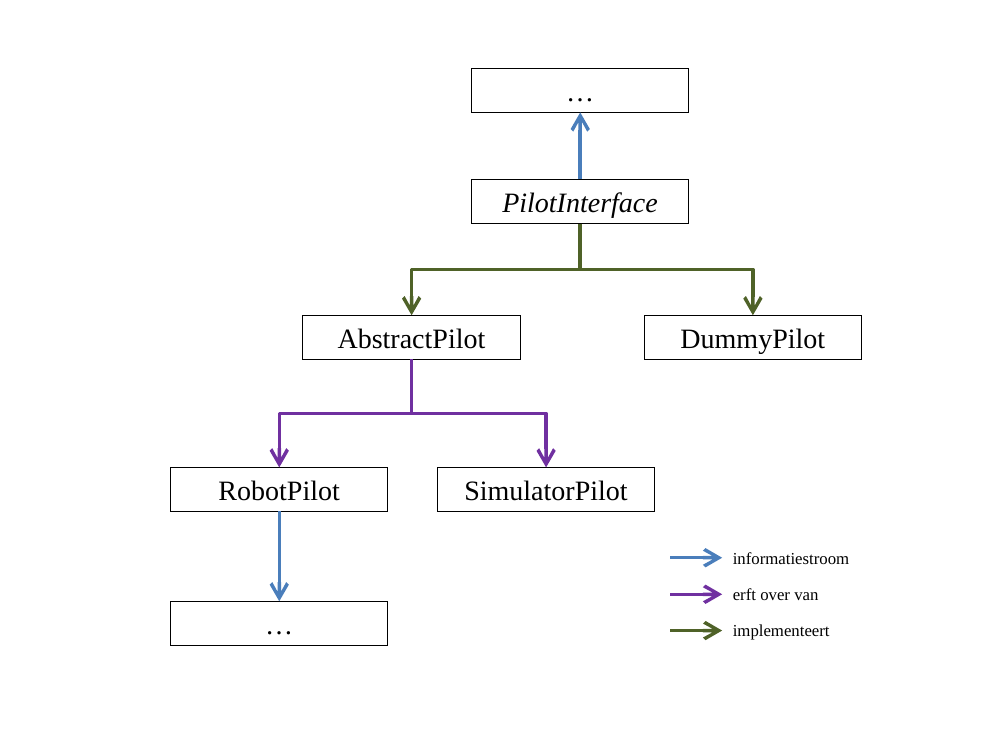
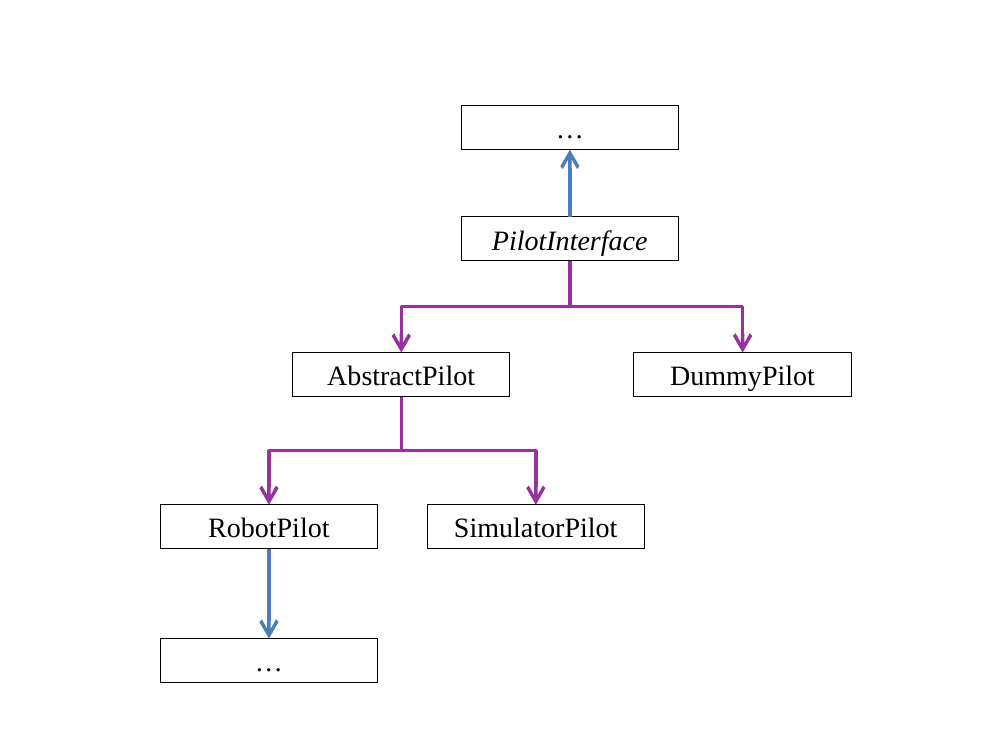
Before and after one commit to toonn/SilverSurfer, a slide deck: slide 2 of SilverSurferVerslag/Verslag demo 4/Klassendiagramma.pptx. Drawn at 1008x756 pixels with LibreOffice and Linux fonts; fonts in the diff are those of the drawing. Boxes give left, top, right and bottom in pixels: in the first picture for what was removed or moved away, otherwise in the second. Text is boxed around its words. In the diff, an @@ line names an element or a change of style, - is before the commit and + after.

```diff
--- a/SilverSurferVerslag/Verslag demo 4/Klassendiagramma.pptx
+++ b/SilverSurferVerslag/Verslag demo 4/Klassendiagramma.pptx
@@ rectangle "PilotInterface": place and size @@
-rectangle "PilotInterface" at <box>472,179,689,224</box>
+rectangle "PilotInterface" at <box>462,217,679,261</box>
@@ 5 rectangles, 4 elbow arrows, 2 arrows: place and size @@
-5 rectangles, 4 elbow arrows, 2 arrows at <box>170,69,862,601</box>
+5 rectangles, 4 elbow arrows, 2 arrows at <box>160,106,852,639</box>
@@ elbow arrow (570, 261) - (401, 353): stroke #4F6228 2.5 pt to #96329E 2.5 pt @@
@@ elbow arrow (570, 261) - (743, 353): stroke #4F6228 2.5 pt to #96329E 2.5 pt @@
@@ elbow arrow (401, 396) - (269, 505): stroke #7030A0 2.5 pt to #96329E 2.5 pt @@
@@ elbow arrow (401, 396) - (536, 505): stroke #7030A0 2.5 pt to #96329E 2.5 pt @@
@@ group removed at <box>670,552,849,640</box>: 3 arrows, 3 texts @@
-erft over van
-informatiestroom
-implementeert
@@ rectangle "…": place and size @@
-rectangle "…" at <box>170,601,388,645</box>
+rectangle "…" at <box>160,639,378,683</box>
```
Also in this commit, not shown: 1 other slide changed, 2 slides added, 1 slide removed, 14 other files.
